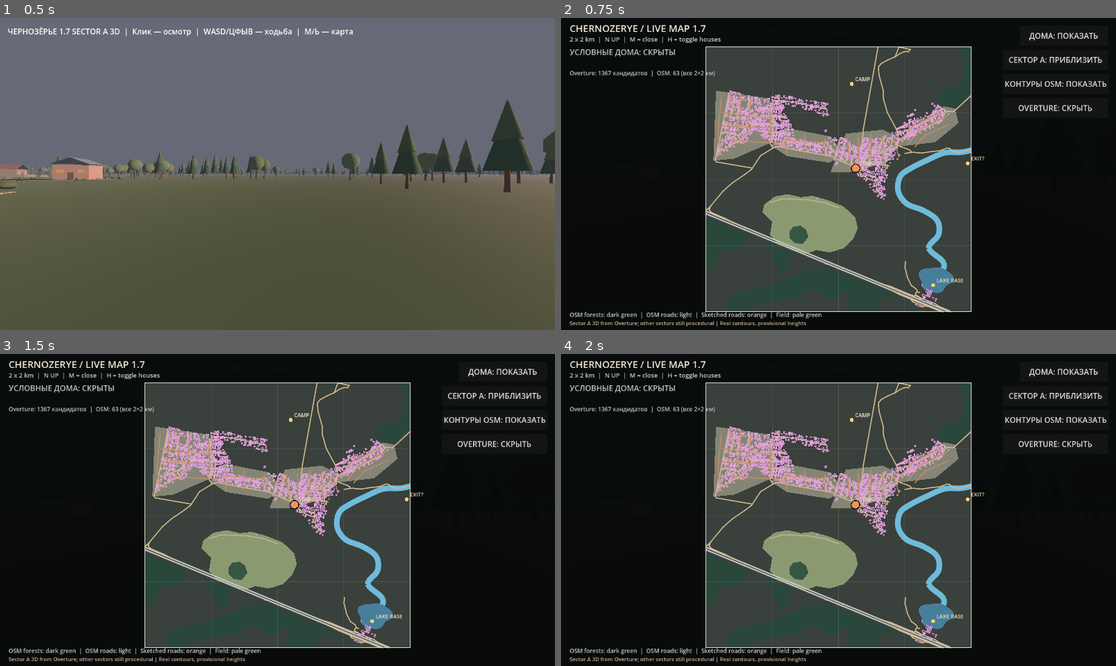
Above: before the commit, frames 1-4 (two rows, left to right).
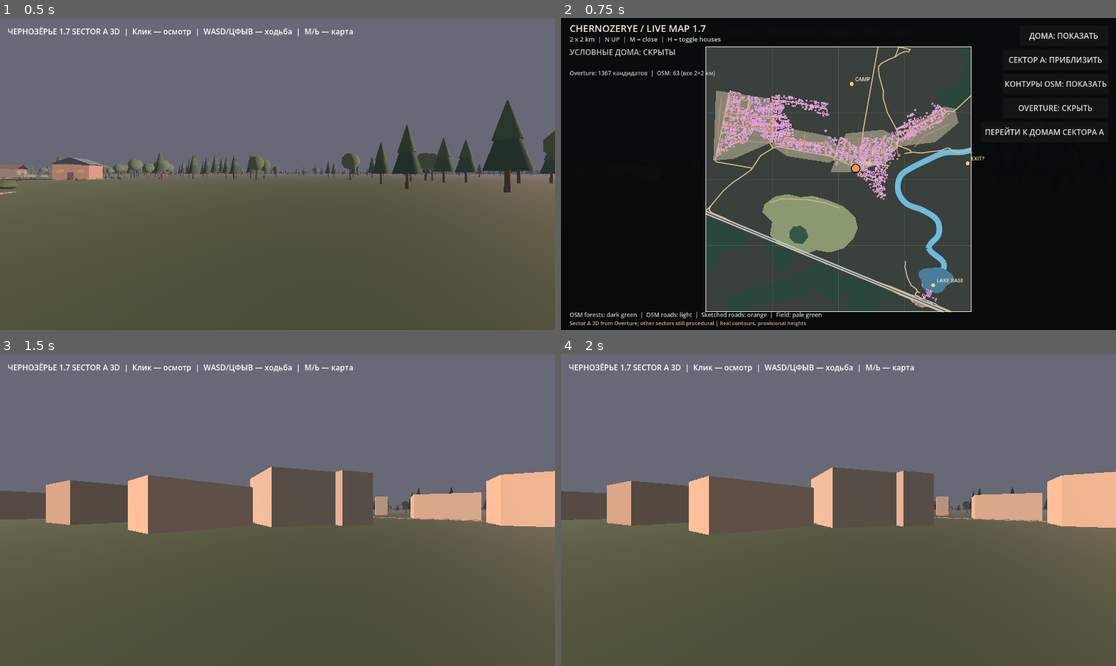
Above: after the commit, the same moments.

Repository: blacklambcult/chernozerye
Game: Godot game, scene res://main.tscn
Two runs of this game, one before a commit and one after it. Both use one fixed random seed, a clock stepped at 60 frames per second and the inputs below.
Inputs (mouse positions are in pixels of both pictures, inside the frame that each line leads up to):
- Up to frame 1 (0.5 s): no input
- Up to frame 2 (0.75 s): tap Enter at 0.5 s; move the mouse to (960, 158) at 0.52 s; hold D from 0.53 s (still down); tap M at 0.6 s; click (960, 158) at 0.67 s
- Up to frame 3 (1.5 s): tap Space at 0.77 s; release D at 1.25 s; click (482, 469) at 1.25 s, where only the run after the commit has a clickable "ПЕРЕЙТИ К ДОМАМ СЕКТОРА A"
- Up to frame 4 (2 s): no input

Frame 1 is identical in both runs. In frame 2, 0.3% of the frame differs, in the area x 76-98%, y 34-39%; in frame 3, 91%; in frame 4, 91%, in the area x 0-100%, y 0-100%.

Commit message:
feat: one-click travel to a verified mapped road in sector A to inspect Overture 3D

Diff:
--- a/godot/world.gd
+++ b/godot/world.gd
@@ -362,6 +362,7 @@
 var sector_button: Button
 var osm_button: Button
 var overture_button: Button
+var sector_a_visit_button: Button
 
 func _create_overview_map() -> void:
     overview_layer = CanvasLayer.new()
@@ -427,6 +428,27 @@
     overture_button.offset_bottom = 208.0
     overture_button.pressed.connect(_toggle_overture_buildings)
 
+    # Walk the mapped real-world footprint zone immediately, without a 700 m hike.
+    sector_a_visit_button = Button.new()
+    sector_a_visit_button.text = "ПЕРЕЙТИ К ДОМАМ СЕКТОРА A"
+    map_root.add_child(sector_a_visit_button)
+    sector_a_visit_button.set_anchors_preset(Control.PRESET_TOP_RIGHT)
+    sector_a_visit_button.offset_left = -280.0
+    sector_a_visit_button.offset_right = -16.0
+    sector_a_visit_button.offset_top = 216.0
+    sector_a_visit_button.offset_bottom = 258.0
+    sector_a_visit_button.pressed.connect(_visit_sector_a)
+
+func _visit_sector_a() -> void:
+    # Location sampled from a residential OSM road away from mapped rooftops.
+    var character := get_node_or_null("Player") as CharacterBody3D
+    if character == null:
+        return
+    character.velocity = Vector3.ZERO
+    character.global_position = Vector3(-769.2, 0.22, -331.7)
+    overview_layer.visible = false
+    Input.mouse_mode = Input.MOUSE_MODE_VISIBLE
+
 func _toggle_overture_buildings() -> void:
     var visible := not bool(map_panel.get("show_overture_buildings"))
     map_panel.set("show_overture_buildings", visible)
